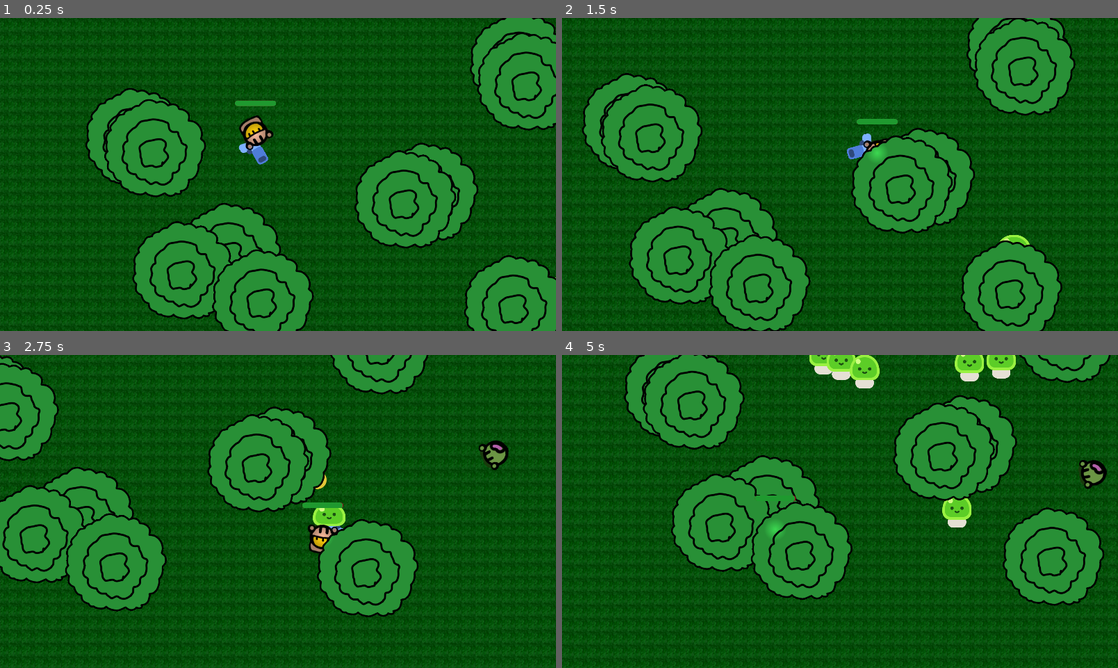
Above: before the commit, frames 1-4 (two rows, left to right).
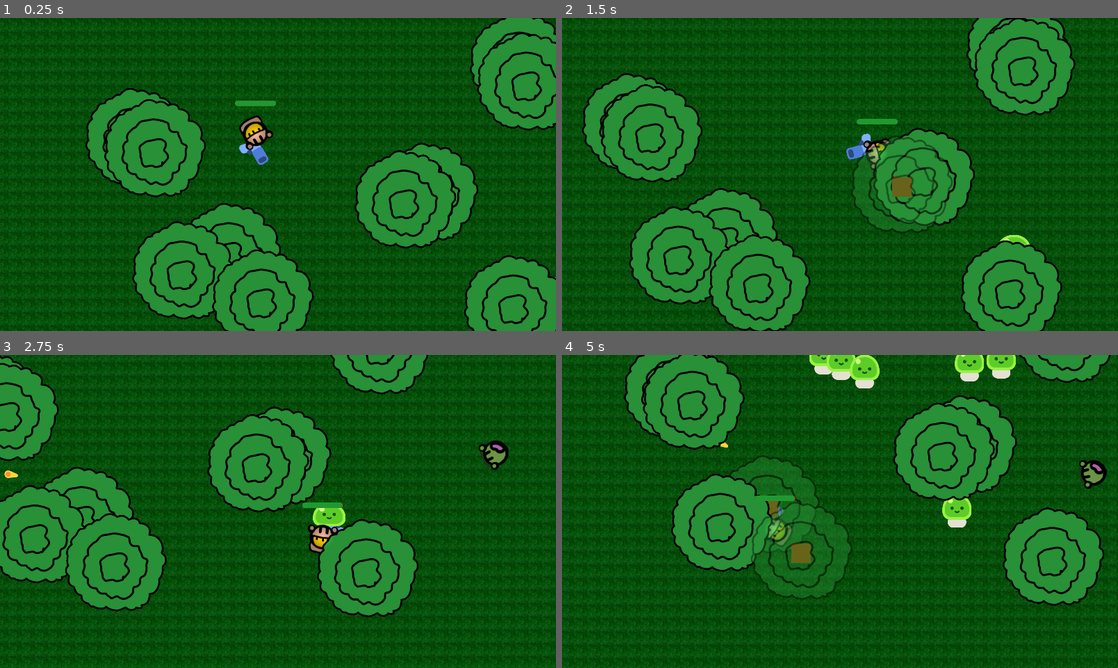
Above: after the commit, the same moments.

Repository: onegm/ZombieBasher
Game: Godot game, scene res://game.tscn
Same seed, same stepped clock (60 frames per second), same inputs: the game is played once before the commit and once after it.
Inputs (mouse positions are in pixels of both pictures, inside the frame that each line leads up to):
- Up to frame 1 (0.25 s): no input
- Up to frame 2 (1.5 s): move the mouse to (962, 158) at 0.52 s; hold D (move_right) 0.53-1.28 s; move the mouse to (728, 190) at 1.27 s; hold S (move_down) from 1.28 s (still down)
- Up to frame 3 (2.75 s): move the mouse to (333, 442) at 2.02 s; release S (move_down) at 2.03 s; hold D (move_right) from 2.03 s (still down)
- Up to frame 4 (5 s): move the mouse to (812, 574) at 2.77 s; release D (move_right) at 2.78 s; hold W (move_up) 2.78-3.53 s; move the mouse to (1006, 558) at 3.52 s; hold A (move_left) from 3.53 s (still down); move the mouse to (673, 464) at 4.27 s

The runs differ from the first frame. In frame 1, less than 0.1% of the frame differs, in the area x 42-49%, y 39-48%; in frame 2, 2.3%; in frame 3, less than 0.1%; in frame 4, 5.3%, in the area x 28-53%, y 27-79%.

Commit message:
add weapon sound effects

Diff:
--- a/audio/background_music.tscn
+++ b/audio/background_music.tscn
@@ -5,4 +5,4 @@
 [node name="BackgroundMusic" type="AudioStreamPlayer"]
 process_mode = 3
 stream = ExtResource("1_pbmkw")
-autoplay = true
+volume_db = -0.505
--- a/characters/enemies/zombie/zombie.tscn
+++ b/characters/enemies/zombie/zombie.tscn
@@ -29,7 +29,7 @@
 collision_layer = 4
 collision_mask = 3
 script = ExtResource("3_ftnvd")
-damage = 1.0
+damage = 5.0
 
 [node name="CollisionShape2D" type="CollisionShape2D" parent="HitBox"]
 position = Vector2(0, 6)
--- a/characters/player/player.tscn
+++ b/characters/player/player.tscn
@@ -46,7 +46,7 @@
 [node name="Animations" parent="." instance=ExtResource("2_acaa7")]
 
 [node name="Pistol" parent="Animations" instance=ExtResource("3_7ns5k")]
-position = Vector2(18, 26)
+position = Vector2(19.3333, 26)
 
 [node name="CollisionShape2D" type="CollisionShape2D" parent="."]
 position = Vector2(1, 0)
--- a/environment/trees/tree.gd
+++ b/environment/trees/tree.gd
@@ -4,6 +4,10 @@
 func _process(_delta):
 	var overlapping = $CharacterDetector.get_overlapping_bodies().any(func(c): return c is CharacterBody2D)
 	if overlapping:
-		$Leaves.modulate.a = 1#0.4
+		$Leaves.modulate.a = 0.4
 	else:
 		$Leaves.modulate.a = 1
+
+func take_damage(_damage):
+	if not $Sound.playing:
+		$Sound.play(1.15)
--- a/environment/trees/tree.tscn
+++ b/environment/trees/tree.tscn
@@ -1,9 +1,11 @@
-[gd_scene load_steps=8 format=3 uid="uid://cdq2mn73x5nr4"]
+[gd_scene load_steps=11 format=3 uid="uid://cdq2mn73x5nr4"]
 
 [ext_resource type="Script" path="res://environment/trees/tree.gd" id="1_kb834"]
 [ext_resource type="Texture2D" uid="uid://b7rhtttevhxtj" path="res://characters/enemies/slime/art/ground_shadow.png" id="1_p2ekk"]
 [ext_resource type="Texture2D" uid="uid://caqfk2xng5v5u" path="res://environment/trees/pine_tree.png" id="2_nrkhx"]
 [ext_resource type="Texture2D" uid="uid://1sh7hsn7ihpl" path="res://environment/trees/tree.png" id="3_m2yu0"]
+[ext_resource type="Script" path="res://weapons/hurt_box.gd" id="5_auk6e"]
+[ext_resource type="AudioStream" uid="uid://hwwoj6ltac25" path="res://audio/tree_shake.wav" id="6_lesfl"]
 
 [sub_resource type="CanvasTexture" id="CanvasTexture_itmps"]
 
@@ -13,12 +15,16 @@
 [sub_resource type="CircleShape2D" id="CircleShape2D_mjg0b"]
 radius = 146.769
 
+[sub_resource type="CircleShape2D" id="CircleShape2D_gg6d6"]
+radius = 60.075
+
 [node name="Tree" type="StaticBody2D"]
 y_sort_enabled = true
 collision_mask = 6
 script = ExtResource("1_kb834")
 
 [node name="GroundShadow" type="Sprite2D" parent="."]
+visible = false
 modulate = Color(0.0941176, 0.235294, 0.0470588, 1)
 z_index = -1
 position = Vector2(0, 13)
@@ -43,8 +49,18 @@
 shape = SubResource("CircleShape2D_g4g5s")
 
 [node name="CharacterDetector" type="Area2D" parent="."]
-collision_mask = 6
+collision_mask = 2
 
 [node name="CollisionShape2D" type="CollisionShape2D" parent="CharacterDetector"]
 shape = SubResource("CircleShape2D_mjg0b")
 debug_color = Color(0.941176, 0.156863, 0.478431, 0.419608)
+
+[node name="HurtBox" type="Area2D" parent="."]
+collision_mask = 2
+script = ExtResource("5_auk6e")
+
+[node name="CollisionShape2D" type="CollisionShape2D" parent="HurtBox"]
+shape = SubResource("CircleShape2D_gg6d6")
+
+[node name="Sound" type="AudioStreamPlayer2D" parent="."]
+stream = ExtResource("6_lesfl")
--- a/weapons/femur/femur.gd
+++ b/weapons/femur/femur.gd
@@ -4,3 +4,4 @@
 
 func shoot():
 	$AnimationPlayer.play("slash")
+	$Sound.play(0.6)
--- a/weapons/femur/femur.tscn
+++ b/weapons/femur/femur.tscn
@@ -1,8 +1,9 @@
-[gd_scene load_steps=7 format=3 uid="uid://gryefw43fjaj"]
+[gd_scene load_steps=8 format=3 uid="uid://gryefw43fjaj"]
 
 [ext_resource type="Texture2D" uid="uid://lijqkybqyohc" path="res://weapons/femur/femur.png" id="1_ble2e"]
 [ext_resource type="Script" path="res://weapons/femur/femur.gd" id="1_kx4vs"]
 [ext_resource type="Script" path="res://weapons/hit_box.gd" id="3_575dn"]
+[ext_resource type="AudioStream" uid="uid://brhvclplcihnp" path="res://audio/whiff.mp3" id="4_bm84s"]
 
 [sub_resource type="CapsuleShape2D" id="CapsuleShape2D_ncsl4"]
 radius = 15.3333
@@ -47,7 +48,6 @@
 script = ExtResource("1_kx4vs")
 
 [node name="Femur" type="Sprite2D" parent="."]
-rotation = -0.741597
 texture = ExtResource("1_ble2e")
 offset = Vector2(30, -10)
 flip_h = true
@@ -62,7 +62,6 @@
 position = Vector2(31.3333, 0.666667)
 rotation = 1.5708
 shape = SubResource("CapsuleShape2D_ncsl4")
-disabled = true
 
 [node name="Timer" type="Timer" parent="."]
 wait_time = 2.0
@@ -72,3 +71,6 @@
 libraries = {
 "": SubResource("AnimationLibrary_8iqo7")
 }
+
+[node name="Sound" type="AudioStreamPlayer2D" parent="."]
+stream = ExtResource("4_bm84s")
--- a/weapons/pistol/bullet/bullet.gd
+++ b/weapons/pistol/bullet/bullet.gd
@@ -20,7 +20,9 @@
 	if travelled_distance > max_range:
 		queue_free()
 
-func on_impact(_area):
+func on_impact(area):
+	if not area is HurtBox:
+		return
 	queue_free()
 
 	var impact = impact_scene.instantiate()
--- a/weapons/pistol/pistol.gd
+++ b/weapons/pistol/pistol.gd
@@ -29,3 +29,4 @@
 	var flash = muzzle_flash.instantiate()
 	flash.global_position = Vector2.ZERO
 	bullet_point.add_child(flash)
+	$BulletSound.play(0.16)
--- a/weapons/pistol/pistol.tscn
+++ b/weapons/pistol/pistol.tscn
@@ -1,7 +1,8 @@
-[gd_scene load_steps=3 format=3 uid="uid://buwbdnbx71mx1"]
+[gd_scene load_steps=4 format=3 uid="uid://buwbdnbx71mx1"]
 
 [ext_resource type="Script" path="res://weapons/pistol/pistol.gd" id="1_stn2x"]
 [ext_resource type="Texture2D" uid="uid://cswb5do8rrj7q" path="res://weapons/pistol/pistol.png" id="3_dvr7i"]
+[ext_resource type="AudioStream" uid="uid://dvvyivh88oj67" path="res://audio/bullet.wav" id="3_wx6xu"]
 
 [node name="Pistol" type="Node2D"]
 z_index = -1
@@ -17,3 +18,7 @@
 
 [node name="BulletPoint" type="Marker2D" parent="Pistol"]
 position = Vector2(42, -11)
+
+[node name="BulletSound" type="AudioStreamPlayer2D" parent="."]
+stream = ExtResource("3_wx6xu")
+volume_db = -30.476
Not shown, added: audio/bullet.wav.import
Not shown, added: audio/tree_shake.wav.import
Not shown, added: audio/whiff.mp3.import
Not shown, added: audio/bullet.wav
Not shown, added: audio/tree_shake.wav
Not shown, added: audio/whiff.mp3
